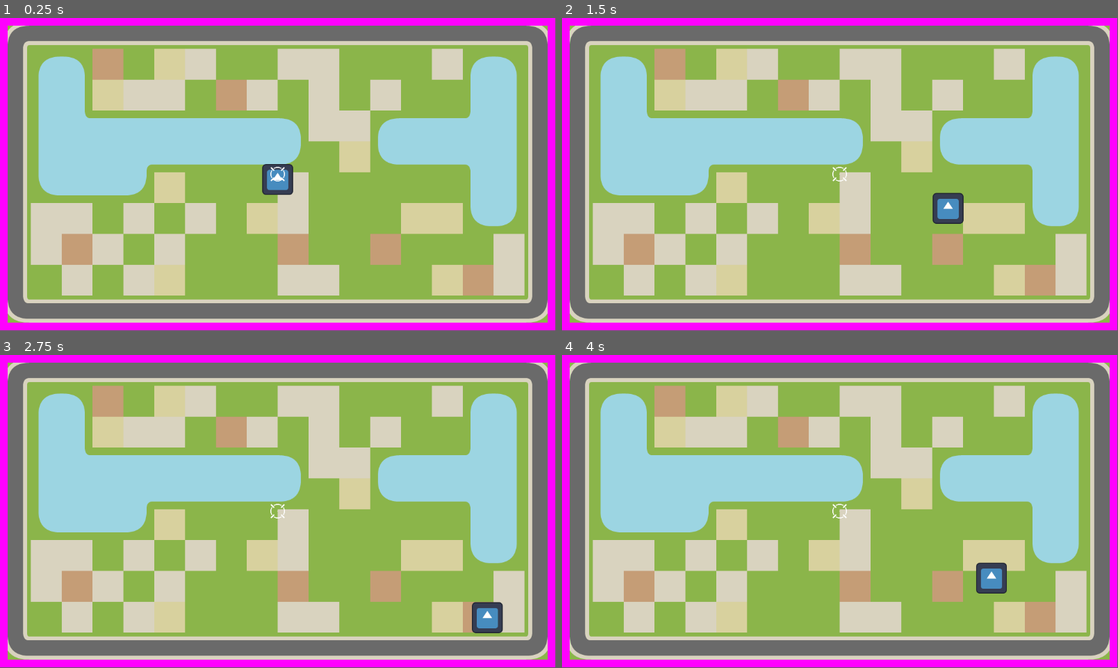
Above: before the commit, frames 1-4 (two rows, left to right).
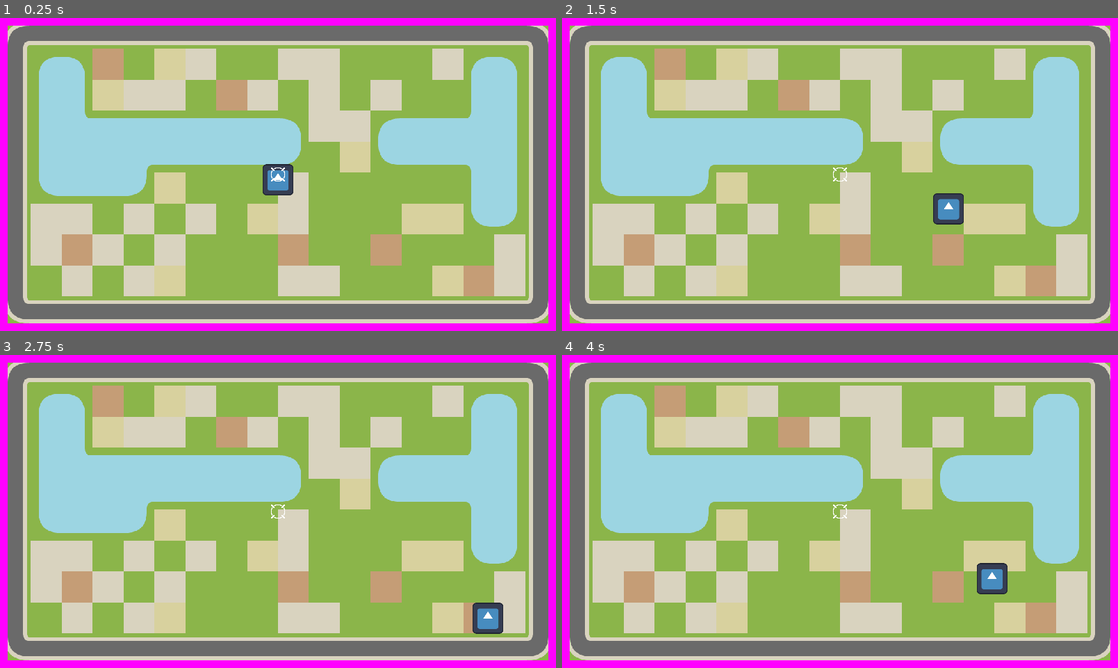
Above: after the commit, the same moments.

Repository: Fox-Alpha/Godot-4-Roguelike-Multiplayer
Game: Godot game, scene res://main.tscn
Two runs of this game, one before a commit and one after it. Both use one fixed random seed, a clock stepped at 60 frames per second and the inputs below. The engine's default icon, where the game draws it, is replaced by a stand-in: a white triangle on a blue panel in a dark square.
Inputs:
- Up to frame 1 (0.25 s): no input
- Up to frame 2 (1.5 s): tap Enter at 0.5 s; hold Right (ui_right) 0.53-1.28 s; hold Down (ui_down) from 1.28 s (still down)
- Up to frame 3 (2.75 s): release Down (ui_down) at 2.03 s; hold Right (ui_right) from 2.03 s (still down)
- Up to frame 4 (4 s): release Right (ui_right) at 2.78 s; hold Up (ui_up) 2.78-3.53 s; tap Space at 3.5 s; hold Left (ui_left) from 3.53 s (still down)
In our replay, the window is 799x449 before the commit and 800x450 after it. These sizes can differ from the game's own. Grey fills any space a smaller window leaves; there, only what the larger window draws over its background counts as a difference.

The runs differ from the first frame. In frame 1, 3.0% of the frame differs, in the area x 1-99%, y 2-98%; in frame 2, 3.0%; in frame 3, 3.0%; in frame 4, 3.0%.

Commit message:
Chg: Windows Project Setting Add: Adding WASD for control

Diff:
--- a/2-prototype-projects/prot_godot_4_3_dev1/project.godot
+++ b/2-prototype-projects/prot_godot_4_3_dev1/project.godot
@@ -16,6 +16,47 @@
 config/features=PackedStringArray("4.3")
 config/icon="res://icon.svg"
 
+[display]
+
+window/size/window_width_override=1152
+window/size/window_height_override=648
+window/stretch/mode="canvas_items"
+
+[input]
+
+ui_left={
+"deadzone": 0.5,
+"events": [Object(InputEventKey,"resource_local_to_scene":false,"resource_name":"","device":0,"window_id":0,"alt_pressed":false,"shift_pressed":false,"ctrl_pressed":false,"meta_pressed":false,"pressed":false,"keycode":4194319,"physical_keycode":0,"key_label":0,"unicode":0,"echo":false,"script":null)
+, Object(InputEventJoypadButton,"resource_local_to_scene":false,"resource_name":"","device":0,"button_index":13,"pressure":0.0,"pressed":false,"script":null)
+, Object(InputEventJoypadMotion,"resource_local_to_scene":false,"resource_name":"","device":0,"axis":0,"axis_value":-1.0,"script":null)
+, Object(InputEventKey,"resource_local_to_scene":false,"resource_name":"","device":-1,"window_id":0,"alt_pressed":false,"shift_pressed":false,"ctrl_pressed":false,"meta_pressed":false,"pressed":false,"keycode":65,"physical_keycode":0,"key_label":0,"unicode":97,"echo":false,"script":null)
+]
+}
+ui_right={
+"deadzone": 0.5,
+"events": [Object(InputEventKey,"resource_local_to_scene":false,"resource_name":"","device":0,"window_id":0,"alt_pressed":false,"shift_pressed":false,"ctrl_pressed":false,"meta_pressed":false,"pressed":false,"keycode":4194321,"physical_keycode":0,"key_label":0,"unicode":0,"echo":false,"script":null)
+, Object(InputEventJoypadButton,"resource_local_to_scene":false,"resource_name":"","device":0,"button_index":14,"pressure":0.0,"pressed":false,"script":null)
+, Object(InputEventJoypadMotion,"resource_local_to_scene":false,"resource_name":"","device":0,"axis":0,"axis_value":1.0,"script":null)
+, Object(InputEventKey,"resource_local_to_scene":false,"resource_name":"","device":-1,"window_id":0,"alt_pressed":false,"shift_pressed":false,"ctrl_pressed":false,"meta_pressed":false,"pressed":false,"keycode":68,"physical_keycode":0,"key_label":0,"unicode":100,"echo":false,"script":null)
+]
+}
+ui_up={
+"deadzone": 0.5,
+"events": [Object(InputEventKey,"resource_local_to_scene":false,"resource_name":"","device":0,"window_id":0,"alt_pressed":false,"shift_pressed":false,"ctrl_pressed":false,"meta_pressed":false,"pressed":false,"keycode":4194320,"physical_keycode":0,"key_label":0,"unicode":0,"echo":false,"script":null)
+, Object(InputEventJoypadButton,"resource_local_to_scene":false,"resource_name":"","device":0,"button_index":11,"pressure":0.0,"pressed":false,"script":null)
+, Object(InputEventJoypadMotion,"resource_local_to_scene":false,"resource_name":"","device":0,"axis":1,"axis_value":-1.0,"script":null)
+, Object(InputEventKey,"resource_local_to_scene":false,"resource_name":"","device":-1,"window_id":0,"alt_pressed":false,"shift_pressed":false,"ctrl_pressed":false,"meta_pressed":false,"pressed":false,"keycode":87,"physical_keycode":0,"key_label":0,"unicode":119,"echo":false,"script":null)
+]
+}
+ui_down={
+"deadzone": 0.5,
+"events": [Object(InputEventKey,"resource_local_to_scene":false,"resource_name":"","device":0,"window_id":0,"alt_pressed":false,"shift_pressed":false,"ctrl_pressed":false,"meta_pressed":false,"pressed":false,"keycode":4194322,"physical_keycode":0,"key_label":0,"unicode":0,"echo":false,"script":null)
+, Object(InputEventJoypadButton,"resource_local_to_scene":false,"resource_name":"","device":0,"button_index":12,"pressure":0.0,"pressed":false,"script":null)
+, Object(InputEventJoypadMotion,"resource_local_to_scene":false,"resource_name":"","device":0,"axis":1,"axis_value":1.0,"script":null)
+, Object(InputEventKey,"resource_local_to_scene":false,"resource_name":"","device":-1,"window_id":0,"alt_pressed":false,"shift_pressed":false,"ctrl_pressed":false,"meta_pressed":false,"pressed":false,"keycode":83,"physical_keycode":0,"key_label":0,"unicode":115,"echo":false,"script":null)
+]
+}
+
 [layer_names]
 
 2d_physics/layer_1="Plyer"
@@ -26,3 +67,4 @@
 2d_navigation/layer_3="Water"
 2d_physics/layer_4="Water"
 2d_physics/layer_5="Enviroment"
+2d_physics/layer_6="FogofWar"
